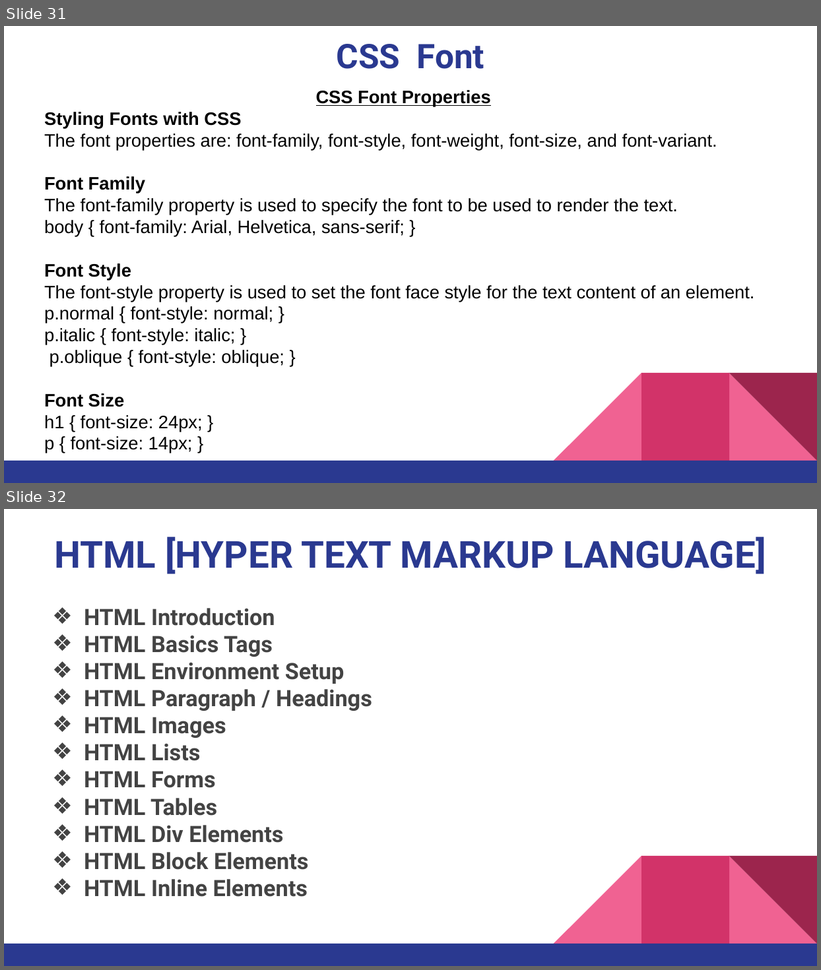
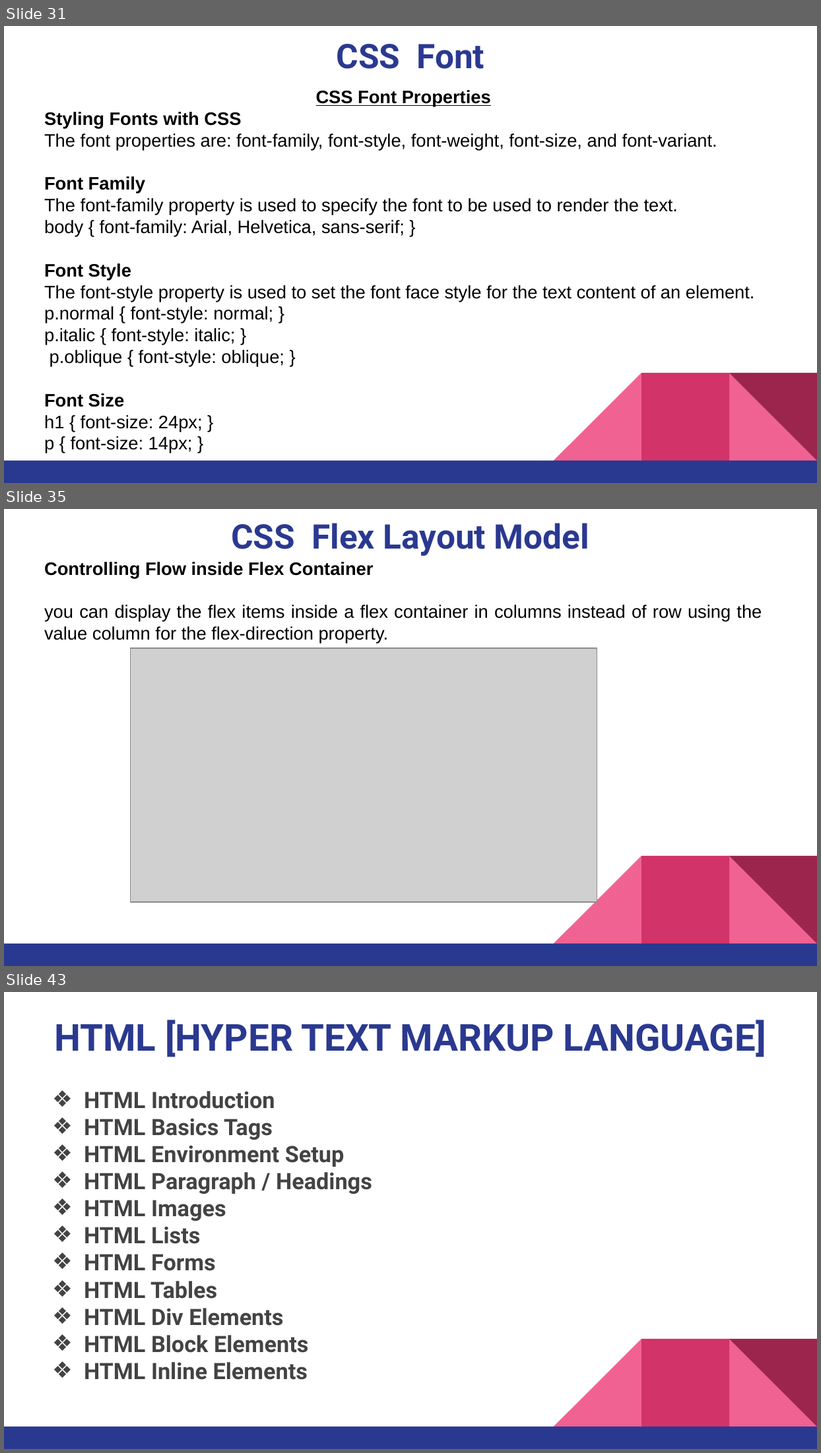
Before and after one commit to pnytrainingrepo/Webdevelopment, a slide deck: CSS Course.pptx. Shown one above the other, each under a label of ours: slides 31 and 32 before the commit, slides 31, 35 and 43 after it; the slides between them are not shown. The pictures are 821x970 and 821x1453 pixels, drawn with LibreOffice and Linux fonts; fonts in the diff are those of the drawing; grey boxes stand for pictures. Boxes give left, top, right and bottom in pixels: in the first picture for what was removed or moved away, otherwise in the second. Text is boxed around its words. In the diff, an @@ line names an element or a change of style, - is before the commit and + after.

```diff
--- a/CSS Course.pptx
+++ b/CSS Course.pptx
@@ slide 35 added at <box>4,509,817,966</box>, background #FFFFFF; not listed: 5 template elements that a slide beside it also shows @@
@@ title added at <box>231,523,589,556</box>, 30 pt, text #2A3990, bold @@
+CSS Flex Layout Model
@@ text added at <box>44,562,762,644</box>, 16 pt, text #000000 @@
+Controlling Flow inside Flex Container
+you can display the flex items inside a flex container in columns instead of row using the value column for the flex-direction property.
@@ picture added at <box>131,648,597,902</box> @@
@@ what was slide 32 is now slide 43 @@
```
Also in this commit, not shown: 10 other slides added, 35 other files.
